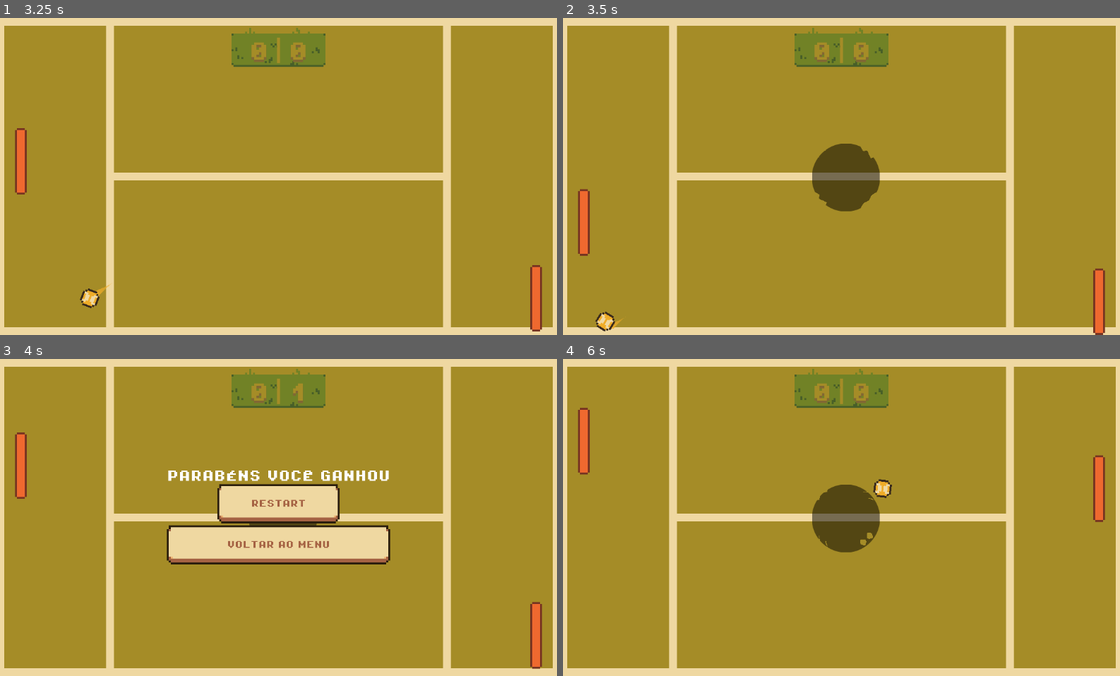
Above: before the commit, frames 1-4 (two rows, left to right).
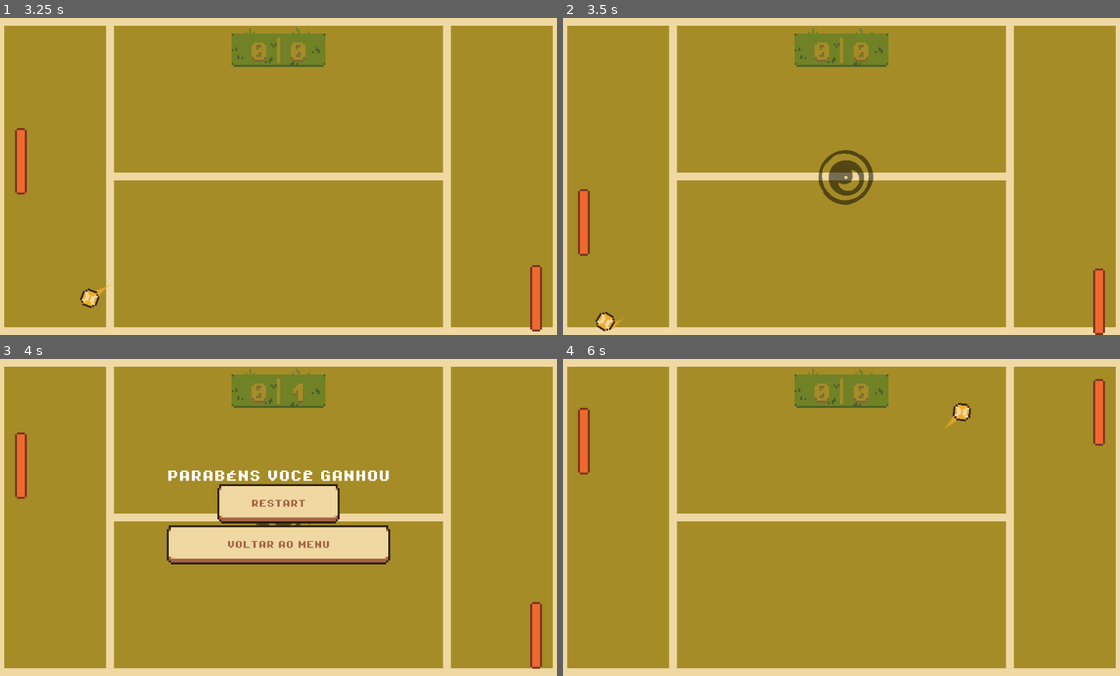
Above: after the commit, the same moments.

Repository: Fivarto/Pong-Git
Game: Godot game, scene res://Scenes/main_menu.tscn
Two runs of this game, one before a commit and one after it. Both use one fixed random seed, a clock stepped at 60 frames per second and the inputs below.
Inputs (mouse positions are in pixels of both pictures, inside the frame that each line leads up to):
- Up to frame 1 (3.25 s): click "START GAME" at 0.5 s; click "P1 X CPU" at 1.25 s; move the mouse to (401, 160) at 2.02 s; hold W (p1_move_up) 2.03-2.78 s; hold Down (p2_move_down) 2.03-2.78 s; move the mouse to (167, 192) at 2.77 s; hold S (p1_move_down) from 2.78 s (still down); tap Up (p2_move_up) at 2.85 s
- Up to frame 2 (3.5 s): keep holding S (p1_move_down)
- Up to frame 3 (4 s): move the mouse to (334, 447) at 3.52 s; release S (p1_move_down) at 3.53 s; hold W (p1_move_up) from 3.53 s (still down); hold Down (p2_move_down) from 3.53 s (still down)
- Up to frame 4 (6 s): release W (p1_move_up) at 4.25 s; release Down (p2_move_down) at 4.25 s; click "RESTART" at 4.25 s; move the mouse to (813, 580) at 5.02 s; hold W (p1_move_up) 5.03-5.78 s; tap Up (p2_move_up) at 5.1 s; move the mouse to (1008, 565) at 5.77 s; hold S (p1_move_down) from 5.78 s (still down); hold Down (p2_move_down) from 5.78 s (still down)

Frame 1 is identical in both runs. In frame 2, 1.3% of the frame differs, in the area x 44-57%, y 39-62%; in frame 3, less than 0.1%; in frame 4, 3.3%, in the area x 44-98%, y 6-62%.

Commit message:
SlowMoZone Tweaks

Diff:
--- a/Scenes/Main.tscn
+++ b/Scenes/Main.tscn
@@ -227,6 +227,7 @@
 metadata/_edit_group_ = true
 
 [node name="slow_zone" parent="." instance=ExtResource("9_l3ejk")]
+visible = false
 position = Vector2(585, 326)
 
 [node name="Balltimer" type="Timer" parent="."]
--- a/Scenes/slown_zone.tscn
+++ b/Scenes/slown_zone.tscn
@@ -5,17 +5,16 @@
 [ext_resource type="Texture2D" uid="uid://ibk7l56g67bx" path="res://Assets/Ball.png" id="3_3c41c"]
 
 [sub_resource type="CircleShape2D" id="CircleShape2D_w32xq"]
-radius = 66.0681
+radius = 56.0089
 
 [sub_resource type="ShaderMaterial" id="ShaderMaterial_33ueq"]
 shader = ExtResource("2_8n2x8")
 shader_parameter/color = Vector4(0, 0, 0, 0.5)
-shader_parameter/amplitude = 0.1
-shader_parameter/speed = 1.0
-shader_parameter/radius = 0.5
+shader_parameter/amplitude = 1.0
+shader_parameter/speed = 5.0
+shader_parameter/radius = 0.4
 
 [node name="StaticBody2D" type="Area2D"]
-visible = false
 script = ExtResource("1_jx0bv")
 
 [node name="CollisionShape2D" type="CollisionShape2D" parent="."]
--- a/Scripts/main.gd
+++ b/Scripts/main.gd
@@ -95,3 +95,6 @@
 
 	$canvas_win_screen.visible = false
 	$Balltimer.start()
+
+	$slow_zone.reset_slow_zone()
+	$SlowZoneTimer.start()
--- a/Scripts/slown_zone.gd
+++ b/Scripts/slown_zone.gd
@@ -7,6 +7,11 @@
 func _ready():
 
 	old_speed = 500
+
+func reset_slow_zone():
+
+	$CollisionShape2D.disabled = true
+	$".".visible = false
 
 func _on_body_entered(body):
 
